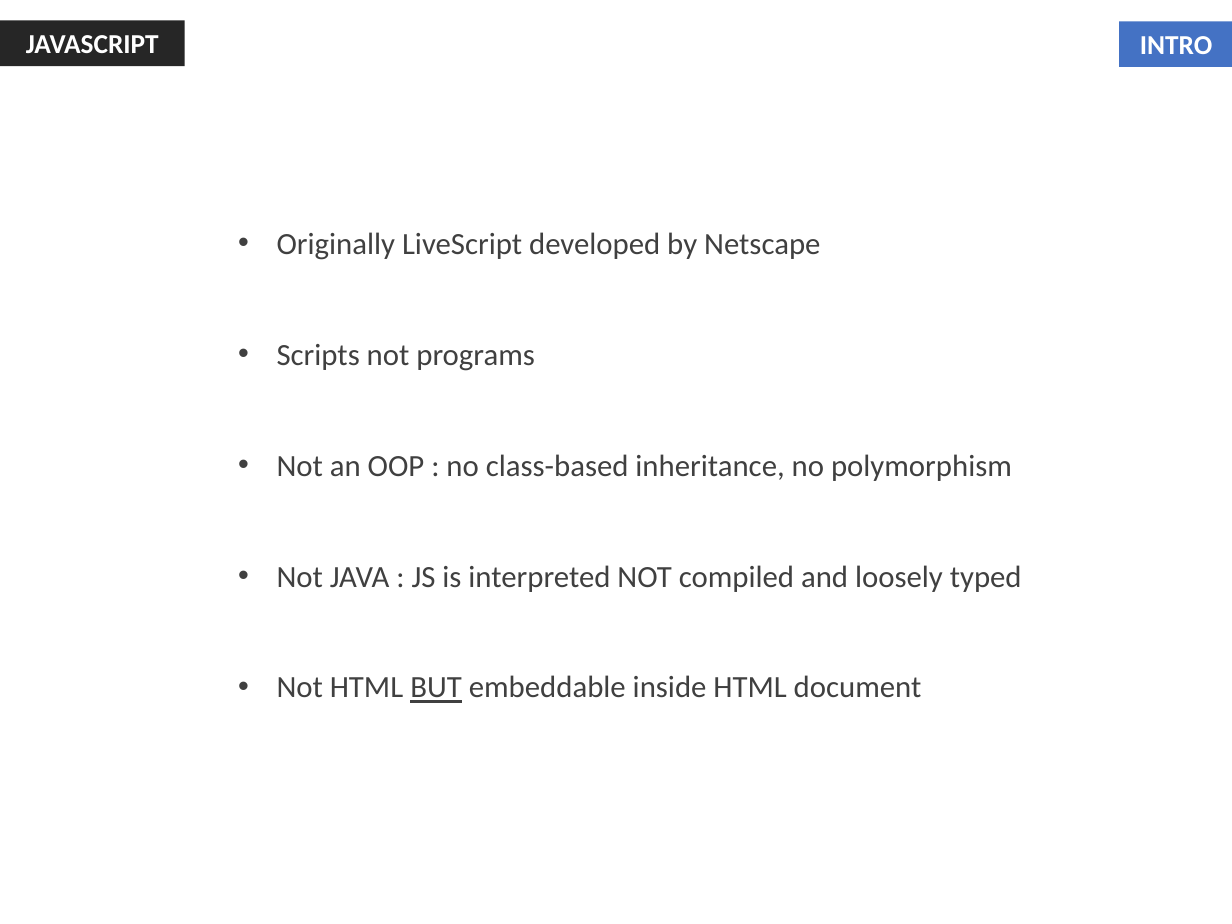
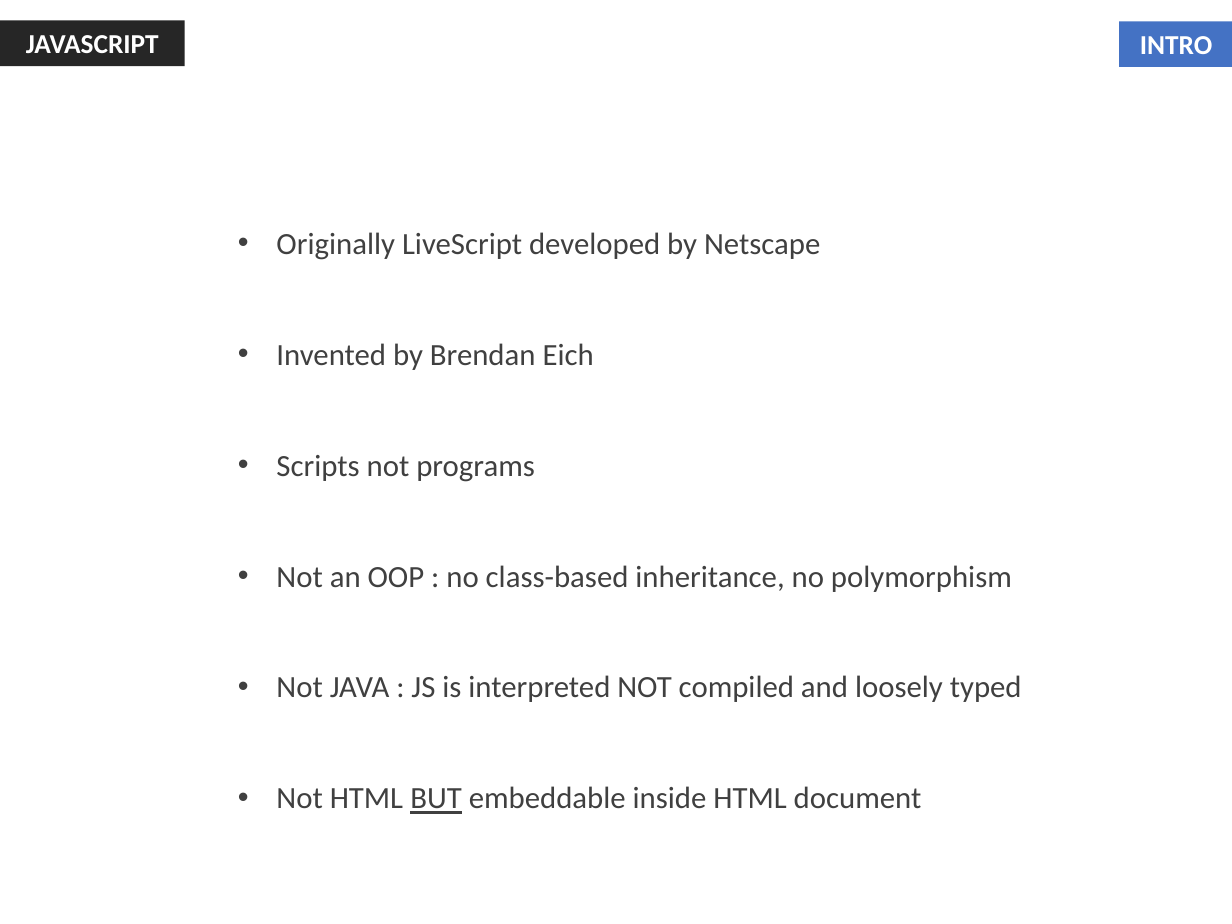
Before and after one commit to jharohit/web-fundamentals-course, a slide deck: slide 2 of Session III - Javascript/Session III - Javascript.pptx. Drawn at 1232x924 pixels with LibreOffice and Linux fonts; fonts in the diff are those of the drawing. Boxes give left, top, right and bottom in pixels: in the first picture for what was removed or moved away, otherwise in the second. Text is boxed around its words. In the diff, an @@ line names an element or a change of style, - is before the commit and + after.

```diff
--- a/Session III - Javascript/Session III - Javascript.pptx
+++ b/Session III - Javascript/Session III - Javascript.pptx
@@ text at bbox=[276, 343, 594, 370]: paragraph added @@
+• Invented by Brendan Eich
```
Also in this commit, not shown: 1 other slide changed, 5 slides added, 1 slide removed, 1 other file.
